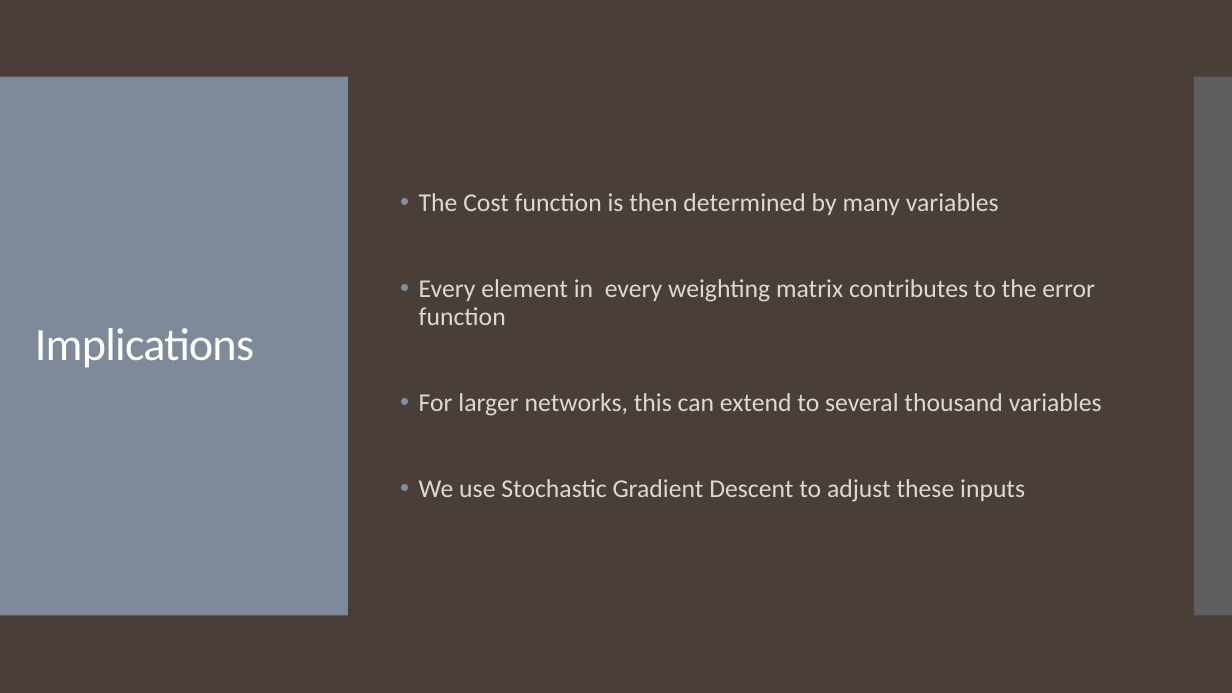
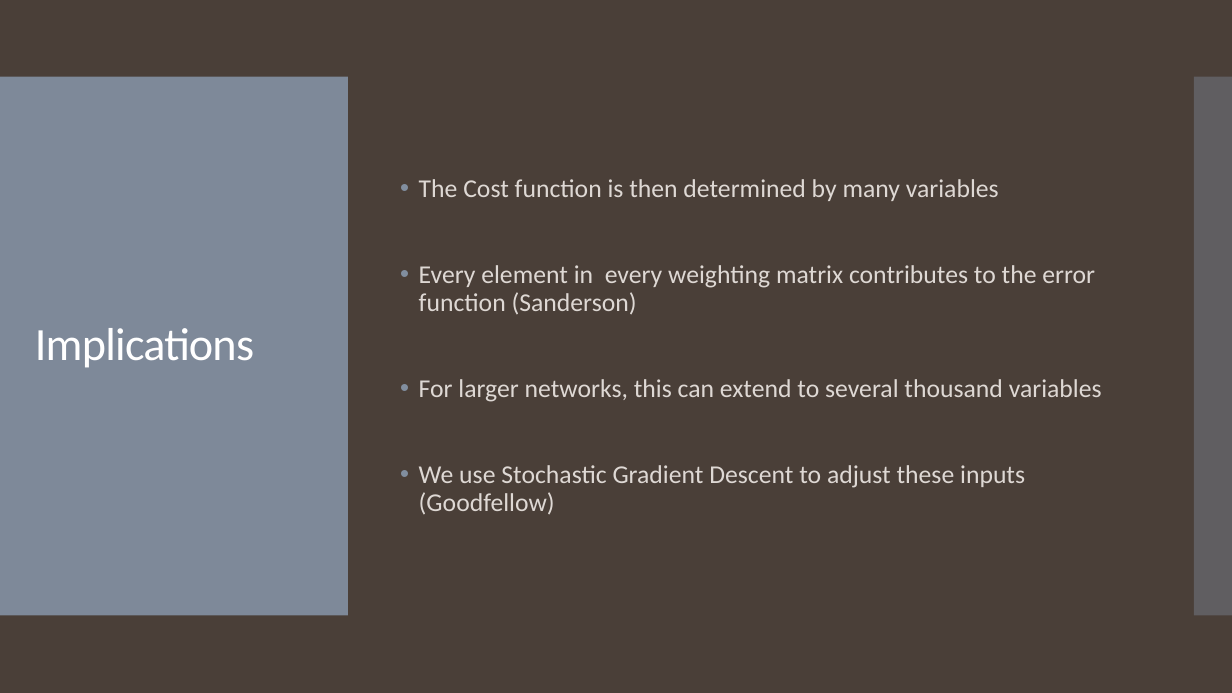
Before and after one commit to landonbuell/Convolutional-Neural-Networks, a slide deck: slide 16 of Presentations/11_03_2020/Training a Multilayer Perceptron with Stochastic Gradient Descent.pptx (slide 15 before the commit). Drawn at 1232x693 pixels with LibreOffice and Linux fonts; fonts in the diff are those of the drawing. Boxes give left, top, right and bottom in pixels: in the first picture for what was removed or moved away, otherwise in the second. Text is boxed around its words. In the diff, an @@ line names an element or a change of style, - is before the commit and + after.

Commit message:
8 March 2020
- Updates to source code breakdown
- Need to investigate discrete loss function gradient

```diff
--- a/Presentations/11_03_2020/Training a Multilayer Perceptron with Stochastic Gradient Descent.pptx
+++ b/Presentations/11_03_2020/Training a Multilayer Perceptron with Stochastic Gradient Descent.pptx
@@ text at bbox=[419, 265, 1095, 314]: text changed @@
-• Every element in every weighting matrix contributes to the error function
+• Every element in every weighting matrix contributes to the error function (Sanderson)
@@ text at bbox=[419, 465, 1025, 514]: text changed @@
-• We use Stochastic Gradient Descent to adjust these inputs
+• We use Stochastic Gradient Descent to adjust these inputs (Goodfellow)
```
Also in this commit, not shown: 2 other slides changed, 6 slides added, 1 other file.
